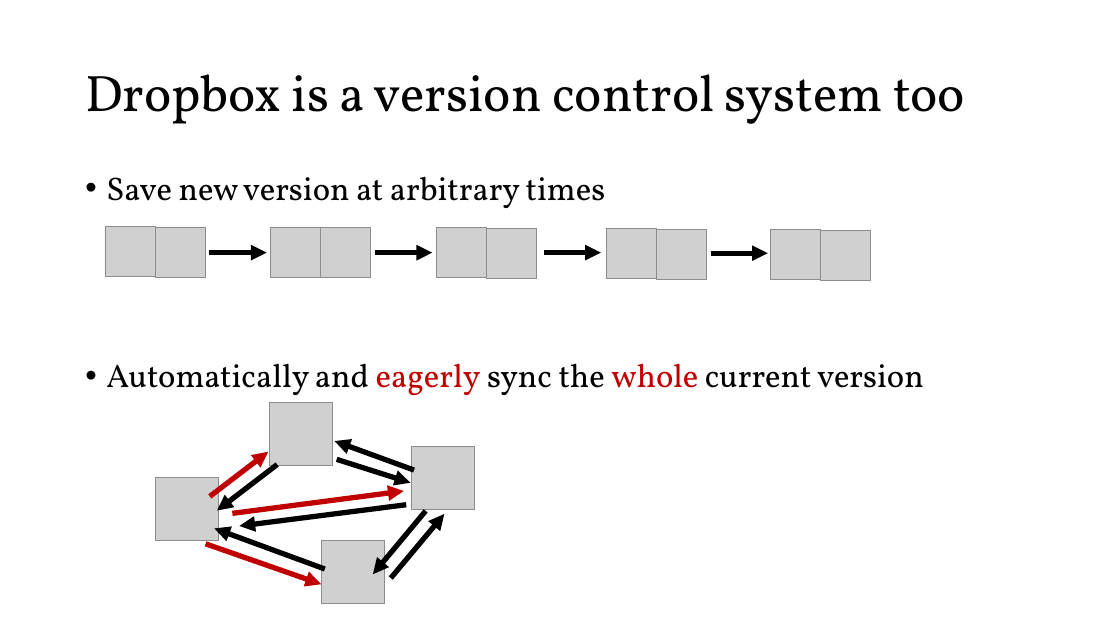
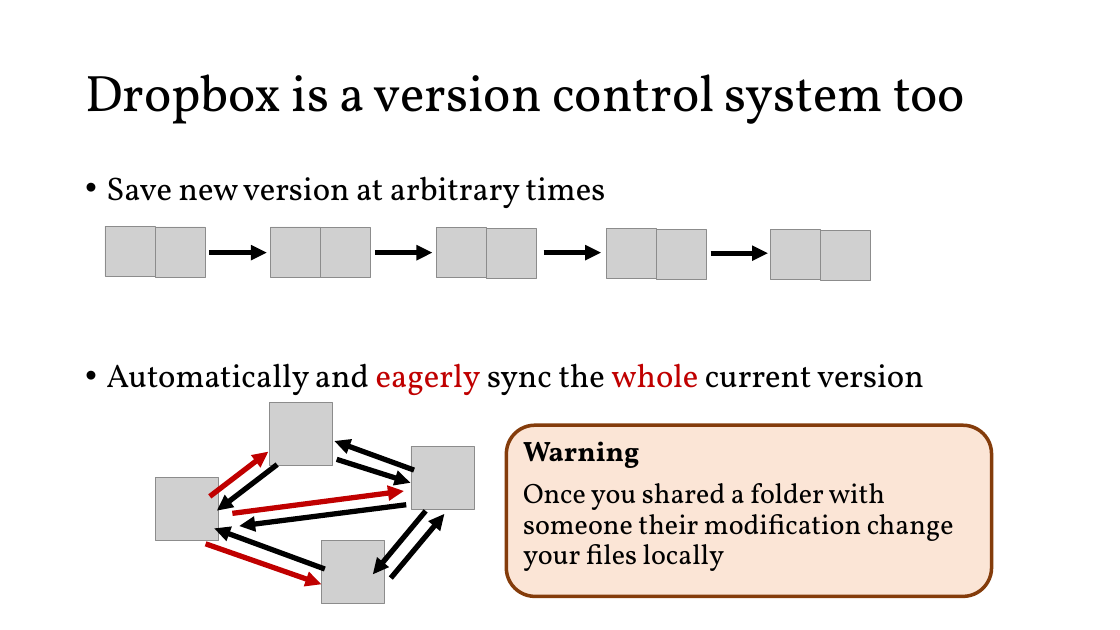
Before and after one commit to meny12/GitEssentials, a slide deck: slide 4 of git_workshop.pptx. Drawn at 1120x630 pixels with LibreOffice and Linux fonts; fonts in the diff are those of the drawing; grey boxes stand for pictures. Boxes give left, top, right and bottom in pixels: in the first picture for what was removed or moved away, otherwise in the second. Text is boxed around its words. In the diff, an @@ line names an element or a change of style, - is before the commit and + after.

```diff
--- a/git_workshop.pptx
+++ b/git_workshop.pptx
@@ rounded rectangle added at (x1=507, y1=425, x2=992, y2=597), fill #FBE5D6, outline #843C0B 3 pt, 24 pt, text #000000 @@
+Warning
+Once you shared a folder with someone their modification change your files locally
```
Also in this commit, not shown: 3 other slides changed, 1 slide added.
